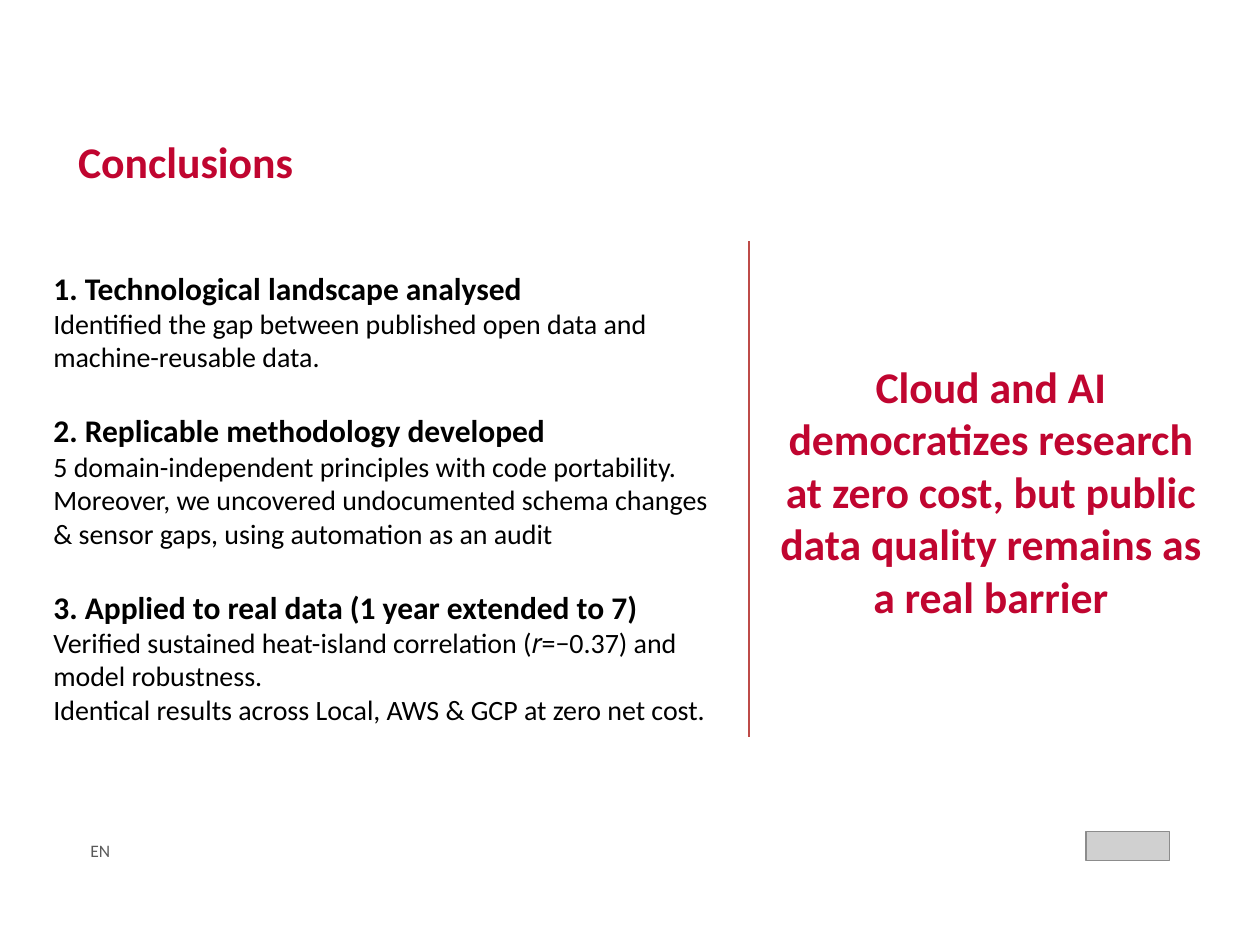
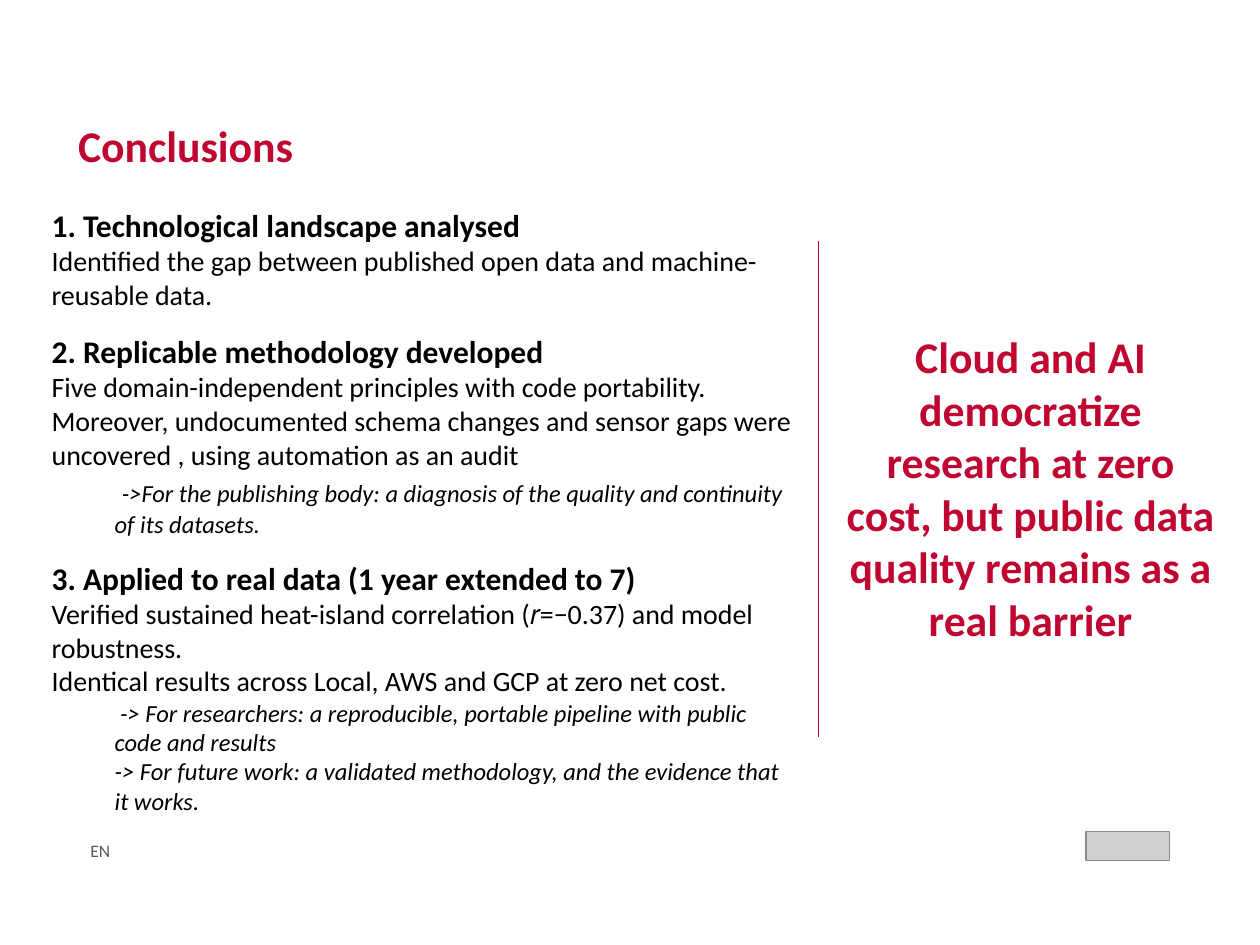
Before and after one commit to crismo04/TFM-cloud-soliutions-to-public-data, a slide deck: slide 26 of master's thesis/TFM_MII_Cloud_AI_PublicData_MolinaCristian_2026.pptx (slide 31 before the commit). Drawn at 1260x945 pixels with LibreOffice and Linux fonts; fonts in the diff are those of the drawing; grey boxes stand for pictures; background and template pictures are left out. Boxes give left, top, right and bottom in pixels: in the first picture for what was removed or moved away, otherwise in the second. Text is boxed around its words. In the diff, an @@ line names an element or a change of style, - is before the commit and + after.

```diff
--- a/master's thesis/TFM_MII_Cloud_AI_PublicData_MolinaCristian_2026.pptx
+++ b/master's thesis/TFM_MII_Cloud_AI_PublicData_MolinaCristian_2026.pptx
@@ text "Conclusions" moved from (x1=78, y1=147, x2=293, y2=179) to (x1=78, y1=131, x2=293, y2=163) @@
@@ text "1. Technological landscape analysed" moved from (x1=53, y1=278, x2=707, y2=724) to (x1=52, y1=215, x2=791, y2=810) @@
@@ line moved from (748, 241) - (748, 737) to (819, 241) - (819, 737) @@
@@ line (819, 241) - (819, 737): stroke #BF4C48 0.75 pt to #C00530 0.75 pt @@
@@ text at (x1=847, y1=342, x2=1214, y2=637): text changed @@
-Cloud and AI democratizes research at zero cost, but public data quality remains as a real barrier
+Cloud and AI democratize research at zero cost, but public data quality remains as a real barrier
@@ text at (x1=52, y1=377, x2=791, y2=536): text changed @@
-5 domain-independent principles with code portability.
-Moreover, we uncovered undocumented schema changes & sensor gaps, using automation as an audit
+Five domain-independent principles with code portability.
+Moreover, undocumented schema changes and sensor gaps were uncovered , using automation as an audit
+  ->For the publishing body: a diagnosis of the quality and continuity of its datasets.
@@ text at (x1=52, y1=671, x2=779, y2=810): text changed; size 16 to 14 pt; italic on @@
-Identical results across Local, AWS & GCP at zero net cost.
+Identical results across Local, AWS and GCP at zero net cost.
+  -> For researchers: a reproducible, portable pipeline with public code and results
+  -> For future work: a validated methodology, and the evidence that it works.
```
Also in this commit, not shown: 14 other slides changed, 2 slides added, 7 slides removed, 1 other file.
